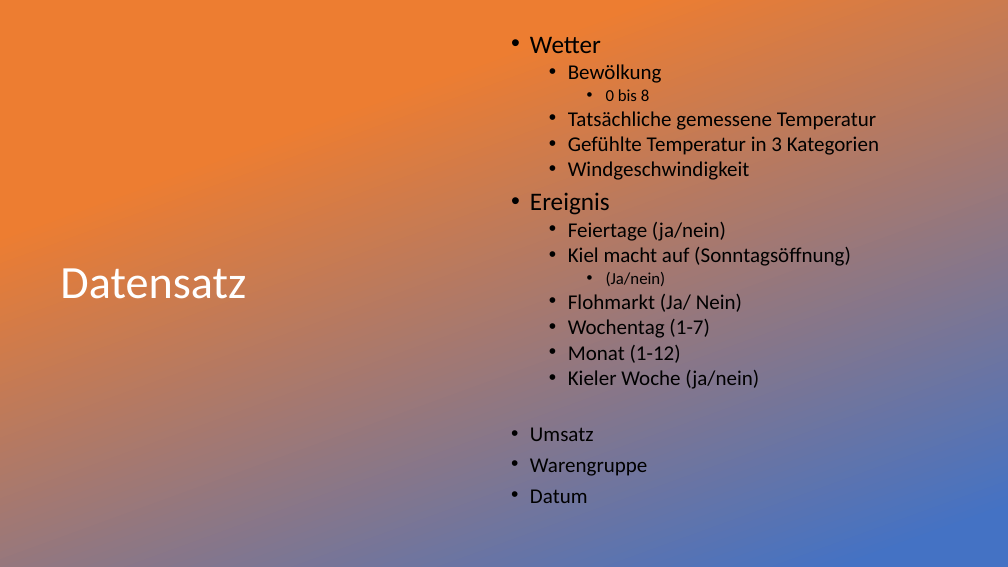
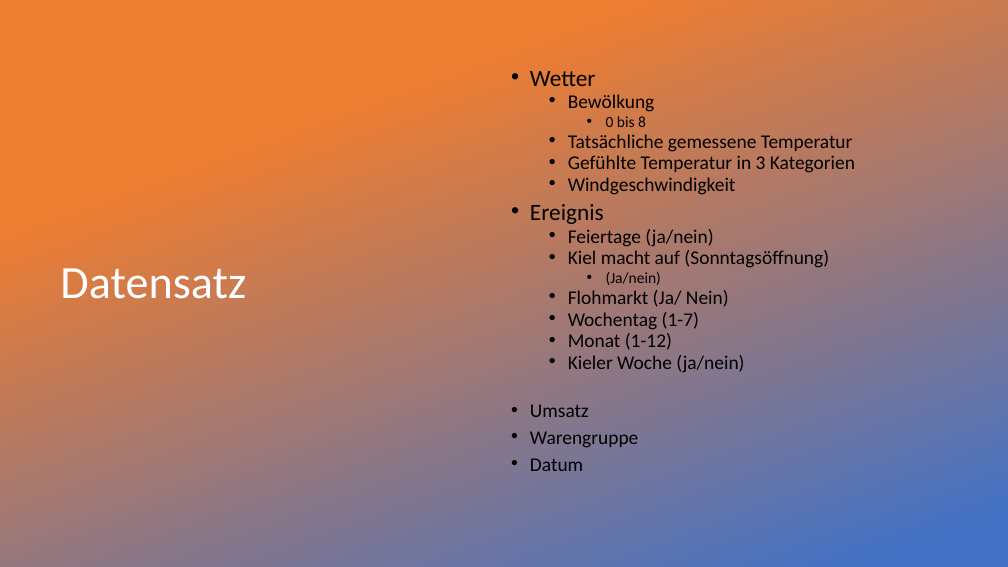
Before and after one commit to groenerfelix/opencampus, a slide deck: slide 3 of Abschlusspräsentation-5.pptx. Drawn at 1008x567 pixels with LibreOffice and Linux fonts; fonts in the diff are those of the drawing; background and template pictures are left out. Boxes give left, top, right and bottom in pixels: in the first picture for what was removed or moved away, otherwise in the second. Text is boxed around its words. In the diff, an @@ line names an element or a change of style, - is before the commit and + after.

```diff
--- a/Abschlusspräsentation-5.pptx
+++ b/Abschlusspräsentation-5.pptx
@@ text "Wetter" at (530,71,855,471): size 24 to 22.2 pt in "Wetter", "Ereignis"; size 20 to 18.5 pt in "Bewölkung", "Tatsächliche gemessene Temperatur", "Gefühlte Temperatur in 3 Kategorien", "Windgeschwindigkeit" and 9 more places; size 16 to 14.8 pt in "0 bis 8", "(Ja/nein)"; line spacing 0.8 to 0.7 @@
```
Also in this commit, not shown: 1 other slide changed.
